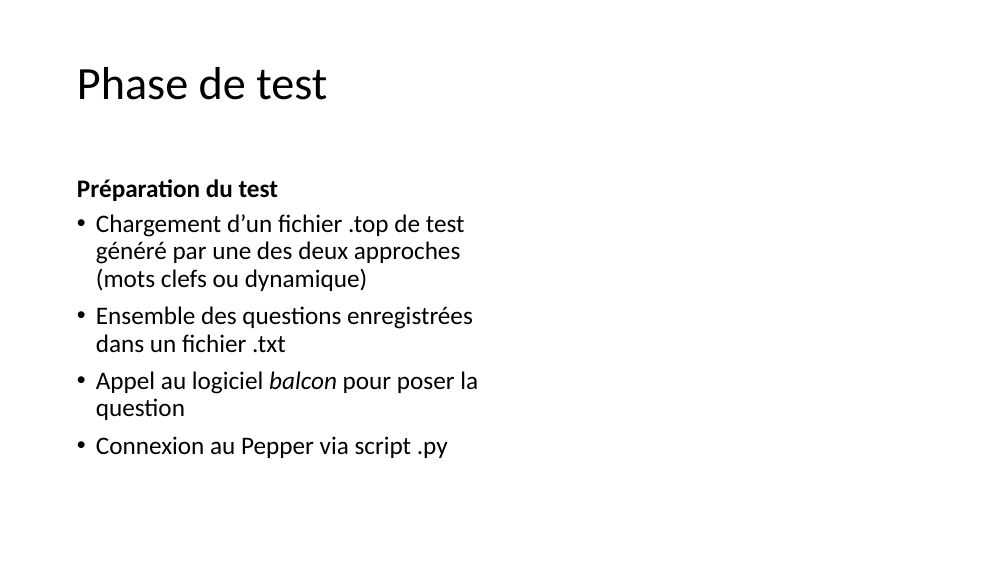
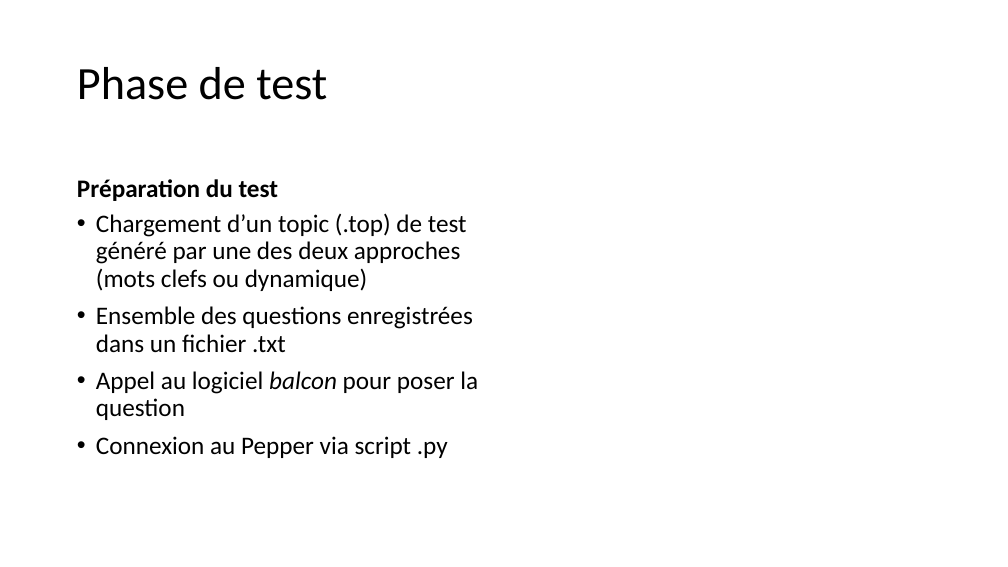
Before and after one commit to PorteAntoine/IHM_PEPPER_CPE2017, a slide deck: slide 20 of Rapport/Diapo_ihm_pepper.pptx. Drawn at 1008x567 pixels with LibreOffice and Linux fonts; fonts in the diff are those of the drawing; background and template pictures are left out. Boxes give left, top, right and bottom in pixels: in the first picture for what was removed or moved away, otherwise in the second. Text is boxed around its words. In the diff, an @@ line names an element or a change of style, - is before the commit and + after.

```diff
--- a/Rapport/Diapo_ihm_pepper.pptx
+++ b/Rapport/Diapo_ihm_pepper.pptx
@@ text at bbox=[96, 213, 467, 291]: text changed @@
-• Chargement d’un fichier .top de test généré par une des deux approches (mots clefs ou dynamique)
+• Chargement d’un topic (.top) de test généré par une des deux approches (mots clefs ou dynamique)
```
Also in this commit, not shown: 23 other slides changed.
